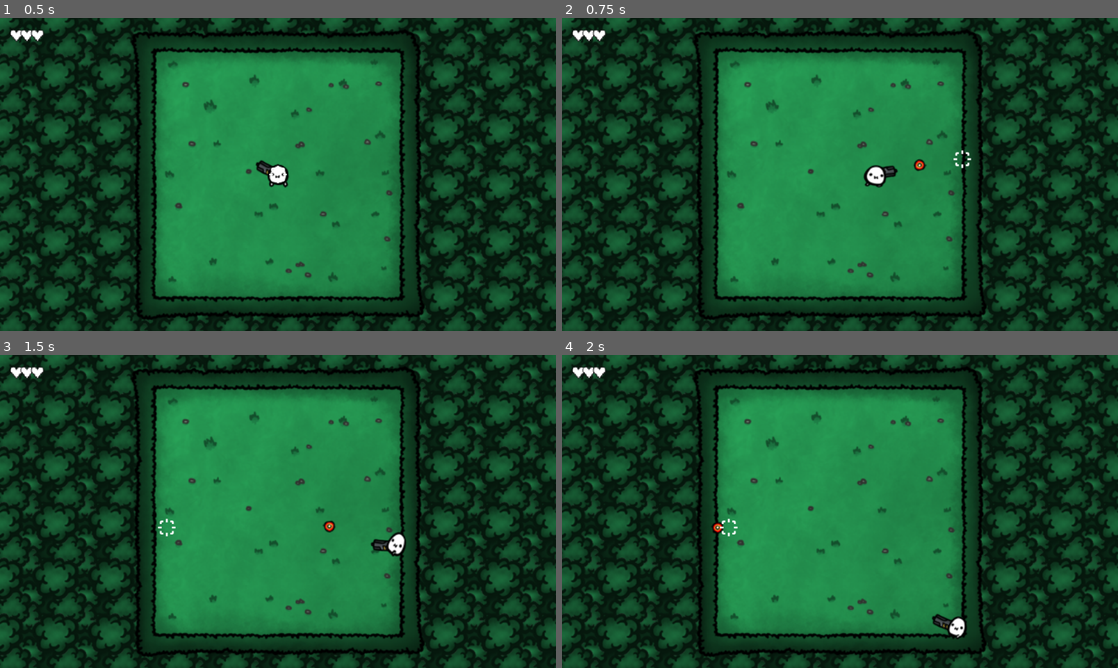
Above: before the commit, frames 1-4 (two rows, left to right).
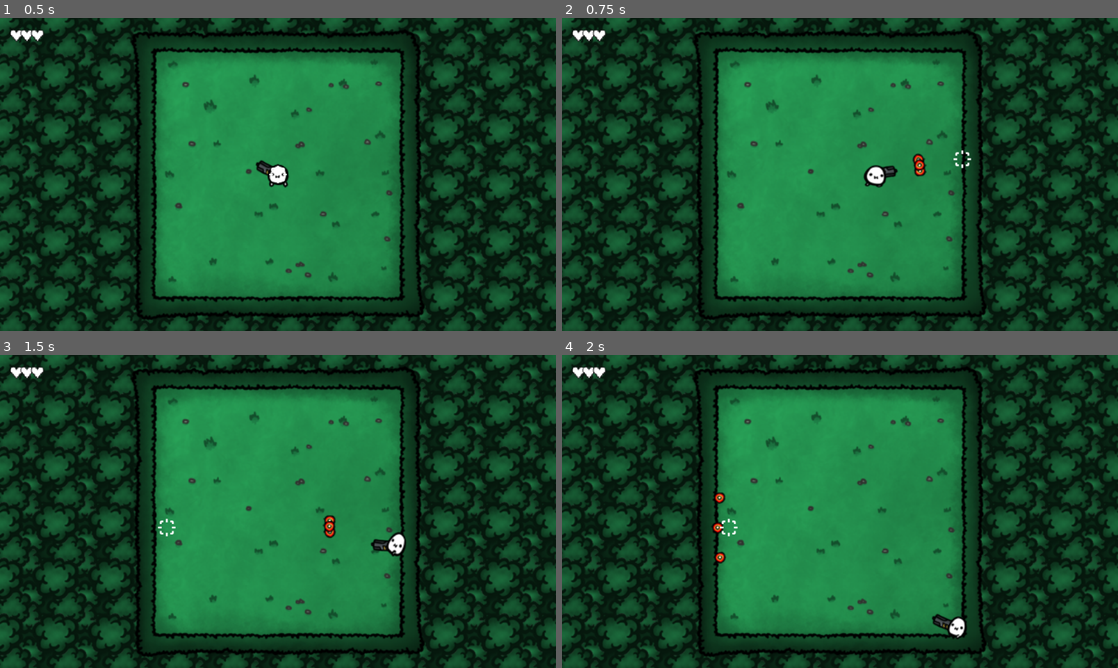
Above: after the commit, the same moments.

Repository: Game-Dojo/UTEC-Bullet
Game: Godot game, scene res://Scenes/game.tscn
The game is run twice, just before and just after one commit, with the same random seed, the same clock (stepped at 60 frames per second) and the same inputs.
Inputs (mouse positions are in pixels of both pictures, inside the frame that each line leads up to):
- Up to frame 1 (0.5 s): no input
- Up to frame 2 (0.75 s): tap Enter at 0.5 s; move the mouse to (962, 158) at 0.52 s; hold D (move_right) from 0.53 s (still down); click (962, 158) at 0.6 s
- Up to frame 3 (1.5 s): move the mouse to (166, 527) at 1.27 s; release D (move_right) at 1.28 s; hold S (move_down) from 1.28 s (still down); click (166, 527) at 1.35 s
- Up to frame 4 (2 s): keep holding S (move_down)

Frame 1 is identical in both runs. In frame 2, less than 0.1% of the frame differs, in the area x 63-66%, y 43-51%; in frame 3, less than 0.1%; in frame 4, 0.1%, in the area x 27-30%, y 43-67%.

Commit message:
Shotgun implementation

Diff:
--- a/Scripts/player.gd
+++ b/Scripts/player.gd
@@ -39,9 +39,12 @@
 
 func _shoot():
 	_recoil()
-	var bullet = BULLET.instantiate()
-	bullet.transform = bullet_spawner.global_transform
-	get_parent().add_child(bullet)
+	var pattern = [-8, 0, 8]
+	for b in 3:
+		var bullet = BULLET.instantiate()
+		bullet.transform = bullet_spawner.global_transform
+		bullet.rotation_degrees += pattern[b - 1]
+		get_parent().add_child(bullet)
 
 func _recoil():
 	var dir = (global_position - mouse_position).normalized()
